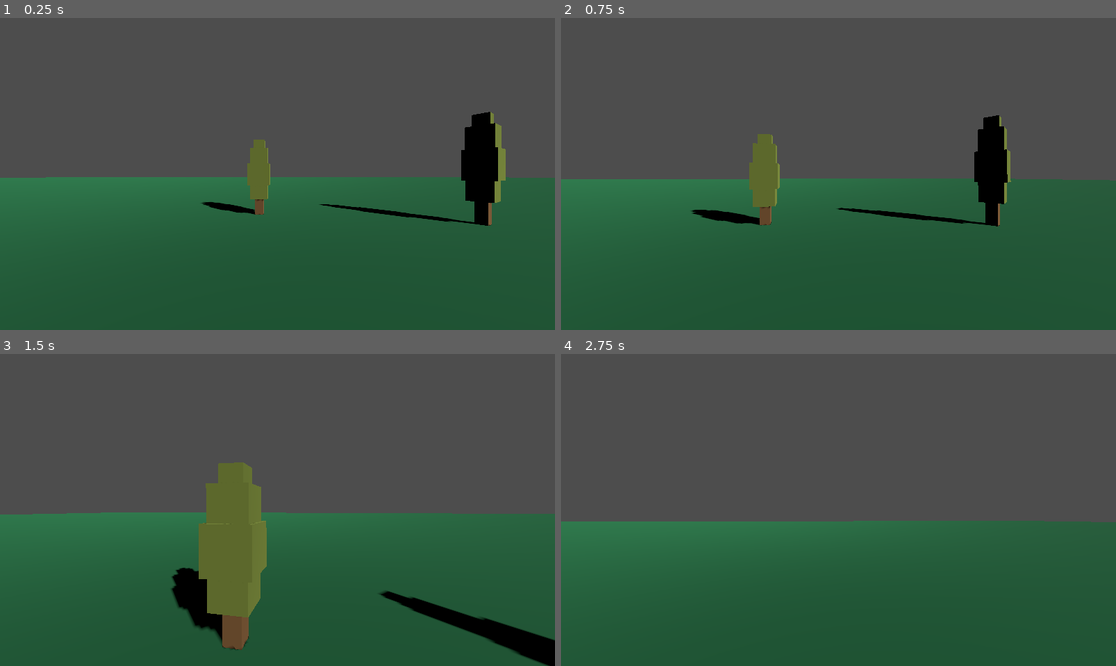
Above: before the commit, frames 1-4 (two rows, left to right).
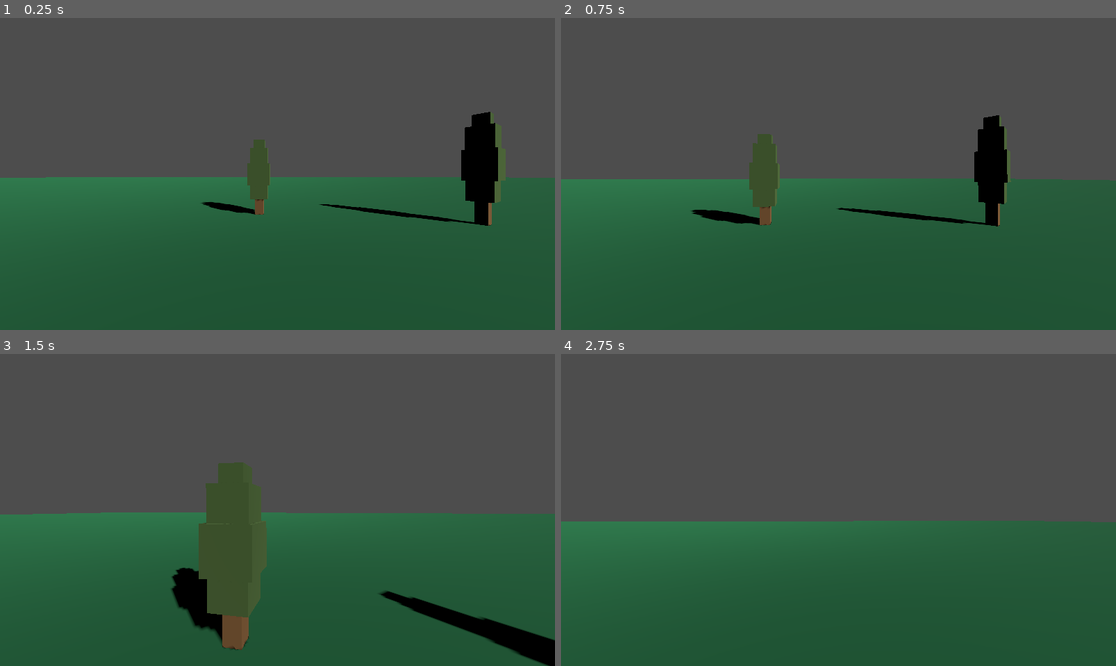
Above: after the commit, the same moments.

Repository: Esosek/Tondacraft_Course
Game: Godot game, scene res://scenes/game.tscn
The game is run twice, just before and just after one commit, with the same random seed, the same clock (stepped at 60 frames per second) and the same inputs. Before the commit the project starts from res://levels/game.tscn.
Inputs (mouse positions are in pixels of both pictures, inside the frame that each line leads up to):
- Up to frame 1 (0.25 s): no input
- Up to frame 2 (0.75 s): tap Enter at 0.5 s; move the mouse to (866, 174) at 0.52 s; hold W (move_forward) from 0.53 s (still down)
- Up to frame 3 (1.5 s): keep holding W (move_forward); tap Space (jump) at 0.77 s; move the mouse to (249, 510) at 1.27 s
- Up to frame 4 (2.75 s): keep holding W (move_forward); tap Space (jump) at 1.52 s; move the mouse to (849, 503) at 2.02 s

The runs differ from the first frame. In frame 1, 1.0% of the frame differs, in the area x 44-92%, y 30-60%; in frame 2, 1.2%; in frame 3, 4.9%, in the area x 35-49%, y 34-85%; in frame 4, nothing differs.

Commit message:
Restructured files

Diff:
--- a/project.godot
+++ b/project.godot
@@ -11,9 +11,9 @@
 [application]
 
 config/name="Tondacraft_Course"
-run/main_scene="res://levels/game.tscn"
+run/main_scene="res://scenes/game.tscn"
 config/features=PackedStringArray("4.3", "Forward Plus")
-config/icon="res://icon.svg"
+config/icon="res://assets/icon.svg"
 
 [display]
 
--- a/levels/game.tscn
+++ b/scenes/game.tscn
@@ -1,7 +1,7 @@
 [gd_scene load_steps=6 format=3 uid="uid://cylbs1f7p2ut1"]
 
-[ext_resource type="PackedScene" uid="uid://b4oyjs4pdd7ey" path="res://levels/trees/Tree.fbx" id="1_3ittb"]
-[ext_resource type="PackedScene" uid="uid://duc1fbwkdku8e" path="res://player/player.tscn" id="1_n8qab"]
+[ext_resource type="PackedScene" uid="uid://duc1fbwkdku8e" path="res://scenes/player/player.tscn" id="1_0mkui"]
+[ext_resource type="PackedScene" uid="uid://b4oyjs4pdd7ey" path="res://assets/Tree.fbx" id="2_m3ei8"]
 
 [sub_resource type="StandardMaterial3D" id="StandardMaterial3D_65kno"]
 albedo_color = Color(0.203141, 0.590745, 0.362937, 1)
@@ -22,7 +22,7 @@
 [node name="CollisionShape3D" type="CollisionShape3D" parent="Ground"]
 shape = SubResource("WorldBoundaryShape3D_q6v2w")
 
-[node name="Player" parent="." instance=ExtResource("1_n8qab")]
+[node name="Player" parent="." instance=ExtResource("1_0mkui")]
 
 [node name="DirectionalLight3D" type="DirectionalLight3D" parent="."]
 transform = Transform3D(0.707107, -0.353553, 0.612372, 0, 0.866025, 0.5, -0.707107, -0.353553, 0.612372, 0, 4, 0)
@@ -31,11 +31,11 @@
 
 [node name="Trees" type="Node3D" parent="."]
 
-[node name="Tree" parent="Trees" instance=ExtResource("1_3ittb")]
+[node name="Tree" parent="Trees" instance=ExtResource("2_m3ei8")]
 transform = Transform3D(1, 0, 0, 0, 1, 0, 0, 0, 1, -0.674944, 0, -7.62635)
 
-[node name="Tree2" parent="Trees" instance=ExtResource("1_3ittb")]
+[node name="Tree2" parent="Trees" instance=ExtResource("2_m3ei8")]
 transform = Transform3D(0.533024, 0, -0.8461, 0, 1.19124, 0, 0.8461, 0, 0.533024, 6.13745, 0, -6.07546)
 
-[node name="Tree3" parent="Trees" instance=ExtResource("1_3ittb")]
+[node name="Tree3" parent="Trees" instance=ExtResource("2_m3ei8")]
 transform = Transform3D(-0.868753, 0, -0.495246, 0, 1.07472, 0, 0.495246, 0, -0.868753, 7.25191, 0, 3.76379)
--- a/player/player.tscn
+++ b/scenes/player/player.tscn
@@ -1,6 +1,6 @@
 [gd_scene load_steps=3 format=3 uid="uid://duc1fbwkdku8e"]
 
-[ext_resource type="Script" path="res://player/player.gd" id="1_65387"]
+[ext_resource type="Script" path="res://scenes/player/player.gd" id="1_65387"]
 
 [sub_resource type="CapsuleShape3D" id="CapsuleShape3D_guy27"]
 
--- a/levels/trees/tree.tscn
+++ b/scenes/tree/tree.tscn
@@ -1,5 +1,5 @@
 [gd_scene load_steps=2 format=3 uid="uid://tr3ghg0jhlfp"]
 
-[ext_resource type="PackedScene" uid="uid://b4oyjs4pdd7ey" path="res://levels/trees/Tree.fbx" id="1_4dagk"]
+[ext_resource type="PackedScene" uid="uid://b4oyjs4pdd7ey" path="res://assets/Tree.fbx" id="1_4dagk"]
 
 [node name="Tree" instance=ExtResource("1_4dagk")]
Renamed: EsoPallete.png -> assets/EsoPallete.png
Not shown, changed: assets/EsoPallete.png.import
Renamed: levels/trees/Tree.fbx -> assets/Tree.fbx
Not shown, changed: assets/Tree.fbx.import
Renamed: icon.svg -> assets/icon.svg
Not shown, changed: assets/icon.svg.import
Renamed: player/player.gd -> scenes/player/player.gd
Renamed: levels/trees/tree_material.tres -> scenes/tree/tree_material.tres
